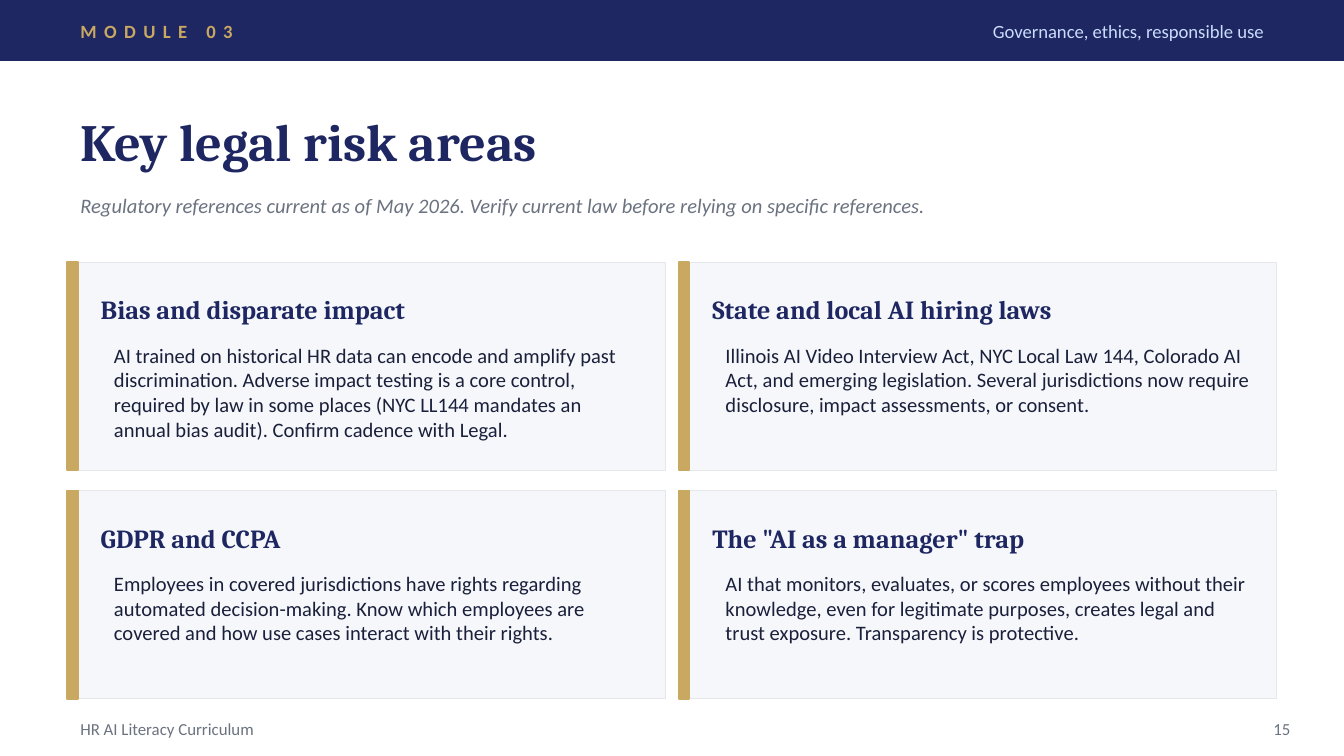
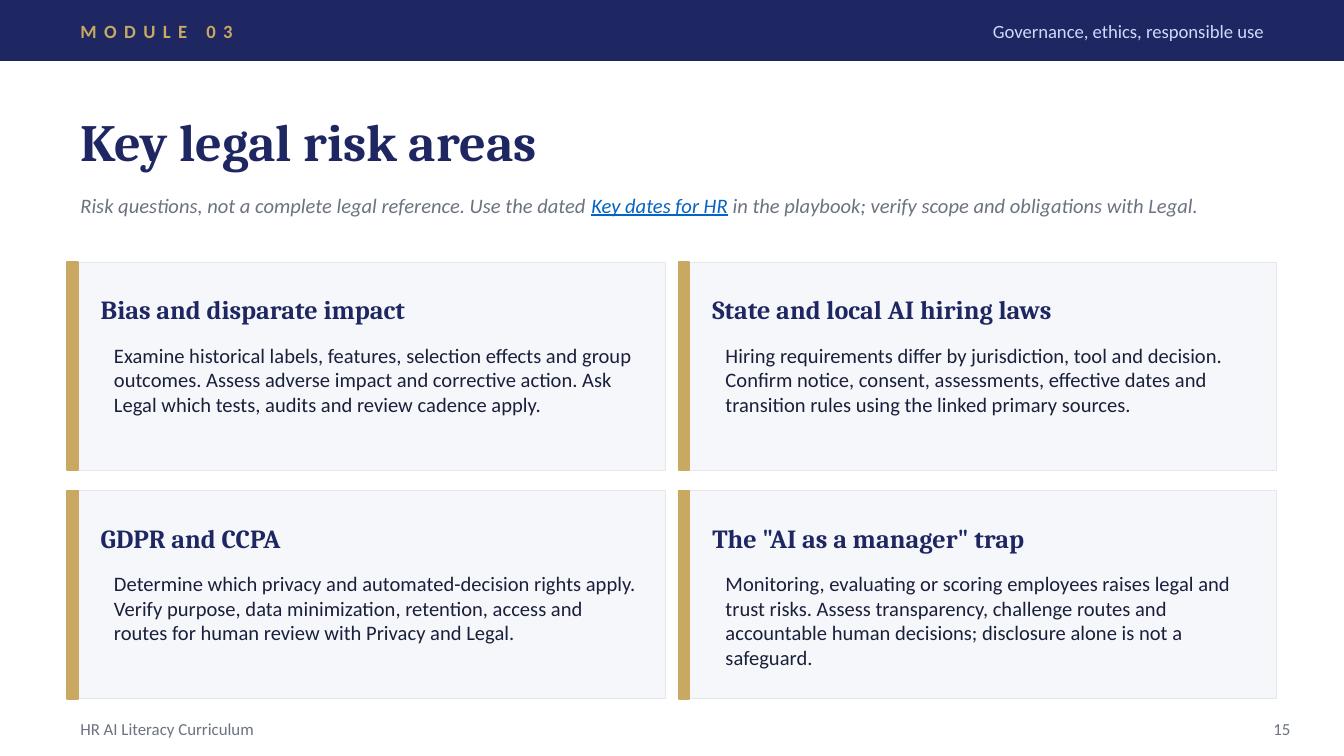
Before and after one commit to ellehelvig/hr-ai-transformation-playbook, a slide deck: slide 15 of 04-enablement/HR-AI-Literacy-Curriculum.pptx. Drawn at 1344x756 pixels with LibreOffice and Linux fonts; fonts in the diff are those of the drawing. Boxes give left, top, right and bottom in pixels: in the first picture for what was removed or moved away, otherwise in the second. Text is boxed around its words. In the diff, an @@ line names an element or a change of style, - is before the commit and + after.

```diff
--- a/04-enablement/HR-AI-Literacy-Curriculum.pptx
+++ b/04-enablement/HR-AI-Literacy-Curriculum.pptx
@@ text at (80,198,1197,217): text changed @@
-Regulatory references current as of May 2026. Verify current law before relying on specific references.
+Risk questions, not a complete legal reference. Use the dated Key dates for HR in the playbook; verify scope and obligations with Legal.
@@ text at (114,348,631,416): text changed @@
-AI trained on historical HR data can encode and amplify past discrimination. Adverse impact testing is a core control, required by law in some places (NYC LL144 mandates an annual bias audit). Confirm cadence with Legal.
+Examine historical labels, features, selection effects and group outcomes. Assess adverse impact and corrective action. Ask Legal which tests, audits and review cadence apply.
@@ text at (725,348,1222,416): text changed @@
-Illinois AI Video Interview Act, NYC Local Law 144, Colorado AI Act, and emerging legislation. Several jurisdictions now require disclosure, impact assessments, or consent.
+Hiring requirements differ by jurisdiction, tool and decision. Confirm notice, consent, assessments, effective dates and transition rules using the linked primary sources.
@@ text at (114,576,635,644): text changed @@
-Employees in covered jurisdictions have rights regarding automated decision-making. Know which employees are covered and how use cases interact with their rights.
+Determine which privacy and automated-decision rights apply. Verify purpose, data minimization, retention, access and routes for human review with Privacy and Legal.
@@ text at (725,576,1229,669): text changed @@
-AI that monitors, evaluates, or scores employees without their knowledge, even for legitimate purposes, creates legal and trust exposure. Transparency is protective.
+Monitoring, evaluating or scoring employees raises legal and trust risks. Assess transparency, challenge routes and accountable human decisions; disclosure alone is not a safeguard.
```
Also in this commit, not shown: 11 other slides changed, 9 other files.
